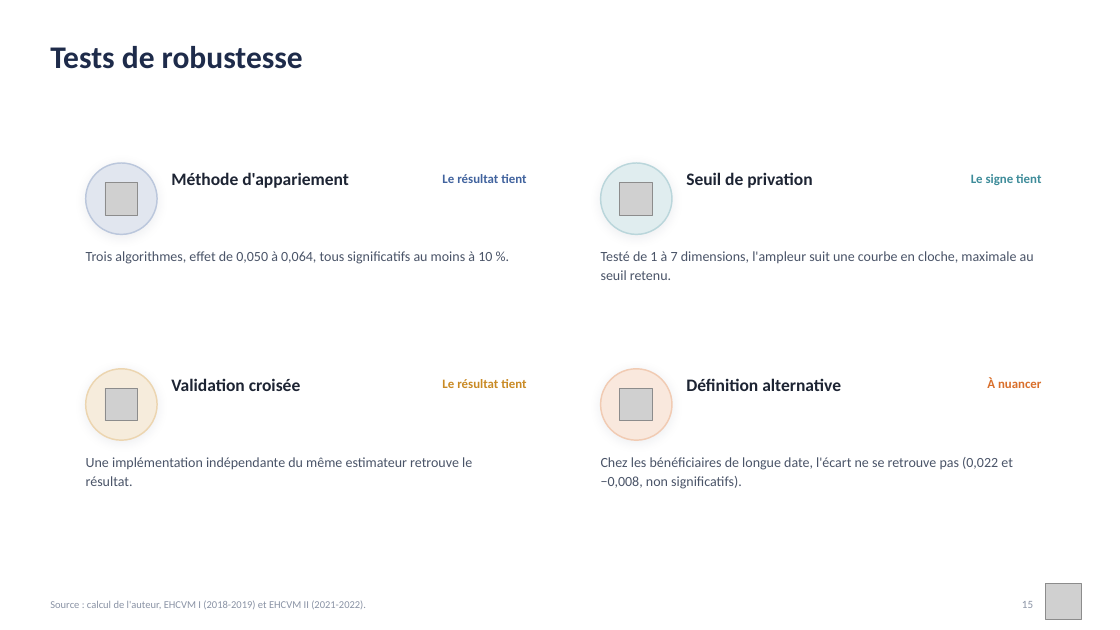
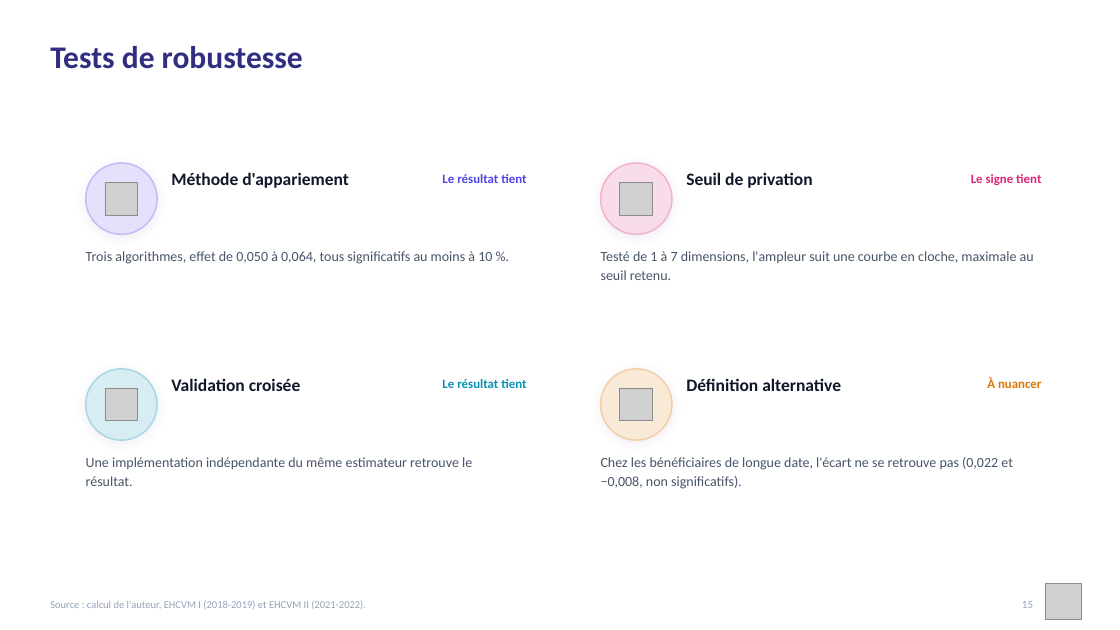
Before and after one commit to JODRAFF9/MEMOIRE, a slide deck: slide 15 of infographie/presentation_infographique.pptx. Drawn at 1120x630 pixels with LibreOffice and Linux fonts; fonts in the diff are those of the drawing; grey boxes stand for pictures. Boxes give left, top, right and bottom in pixels: in the first picture for what was removed or moved away, otherwise in the second. Text is boxed around its words. In the diff, an @@ line names an element or a change of style, - is before the commit and + after.

```diff
--- a/infographie/presentation_infographique.pptx
+++ b/infographie/presentation_infographique.pptx
@@ text "Tests de robustesse" at (50,46,303,69): text colour #1E2B4A to #312E81 @@
@@ ellipse at (86,163,157,234): fill #E1E6EF to #E3E1FB; outline #BBC7DC 1.25 pt to #C0BCF6 1.25 pt; shadow changed @@
@@ text "Le résultat tient" at (442,174,526,183): text colour #41639E to #4F46E5 @@
@@ ellipse at (601,163,672,234): fill #E0EDEF to #F9DCE9; outline #BAD6DB 1.25 pt to #F2B1CE 1.25 pt; shadow changed @@
@@ text "Le signe tient" at (971,174,1041,185): text colour #3E8C9A to #DB2777 @@
@@ ellipse at (86,369,157,440): fill #F6ECDC to #D7EDF3; outline #ECD5B0 1.25 pt to #A6D7E3 1.25 pt; shadow changed @@
@@ text "Le résultat tient" at (442,379,526,388): text colour #C98A24 to #0891B2 @@
@@ text "À nuancer" at (987,378,1041,388): text colour #D96F2B to #D97706 @@
@@ text "Source : calcul de l'auteur, ..." at (50,600,366,609): text colour #8A93A5 to #94A3B8 @@
@@ text "15" at (1022,601,1033,608): text colour #8A93A5 to #94A3B8 @@
```
Also in this commit, not shown: 20 other slides changed, 2 other files.
